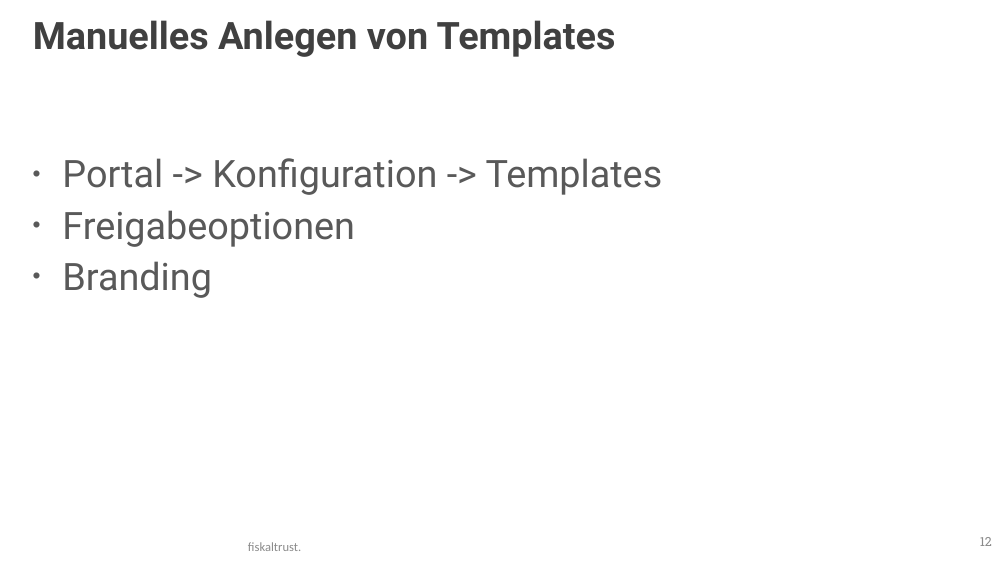
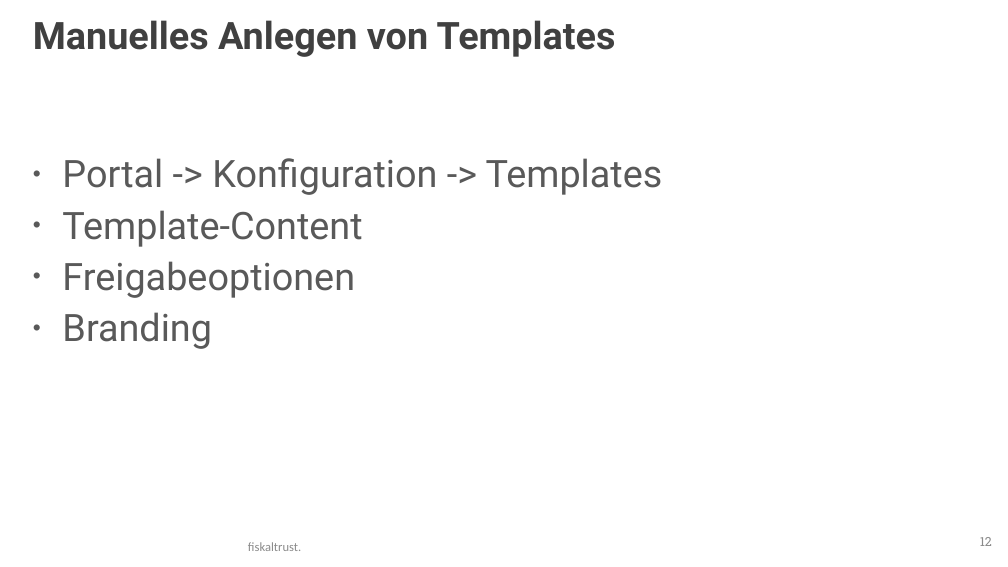
Before and after one commit to fiskaltrust/productdescription-de-doc, a slide deck: slide 12 of for-posdealers/presentation/tech/media/posdealer-tech-rollout.pptx. Drawn at 1008x567 pixels with LibreOffice and Linux fonts; fonts in the diff are those of the drawing; background and template pictures are left out. Boxes give left, top, right and bottom in pixels: in the first picture for what was removed or moved away, otherwise in the second. Text is boxed around its words. In the diff, an @@ line names an element or a change of style, - is before the commit and + after.

```diff
--- a/for-posdealers/presentation/tech/media/posdealer-tech-rollout.pptx
+++ b/for-posdealers/presentation/tech/media/posdealer-tech-rollout.pptx
@@ text at [62, 210, 362, 247]: paragraph added @@
+• Template-Content
```
Also in this commit, not shown: 2 other slides changed, 8 other files.
